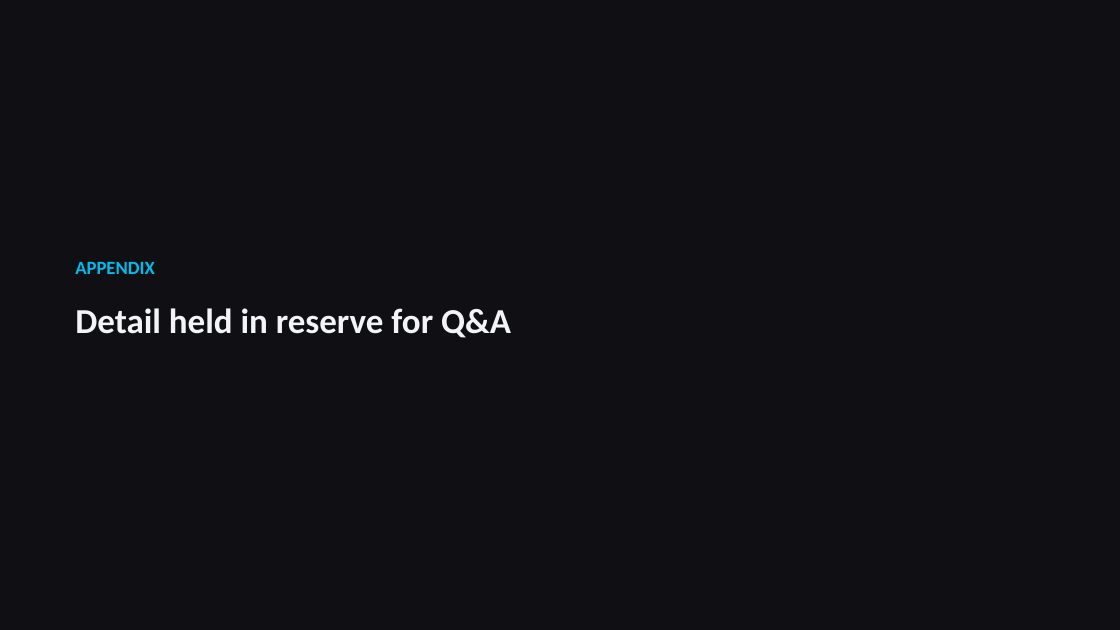
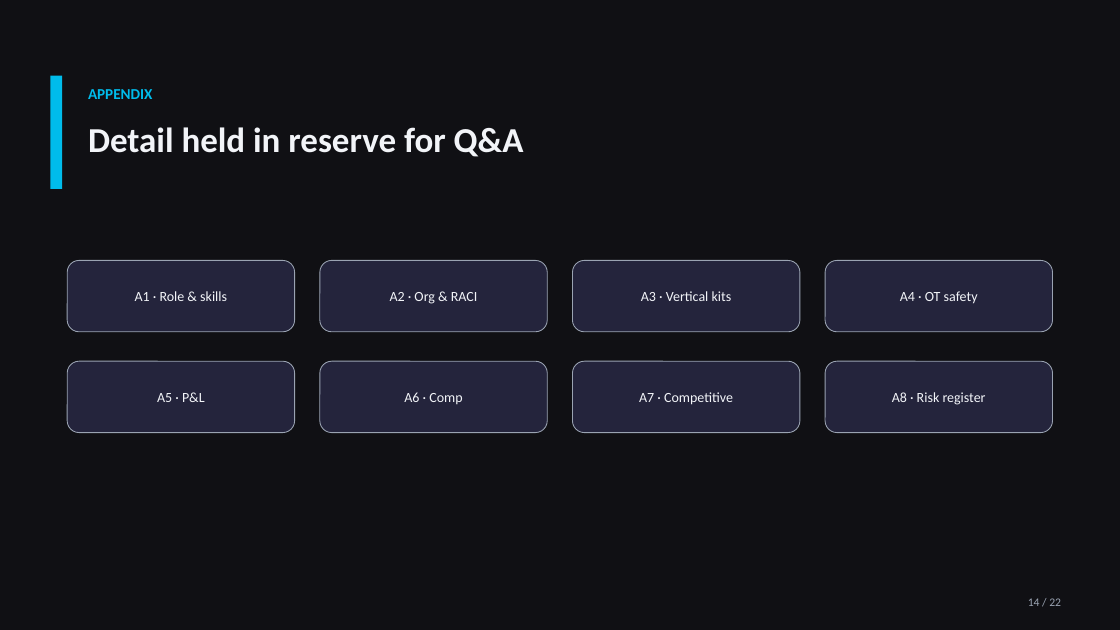
Before and after one commit to rcasey1978/FieldCTO_TacticalSelling, a slide deck: slide 14 of Field-CTO-XArch-Business-Case.pptx. Drawn at 1120x630 pixels with LibreOffice and Linux fonts; fonts in the diff are those of the drawing. Boxes give left, top, right and bottom in pixels: in the first picture for what was removed or moved away, otherwise in the second. Text is boxed around its words. In the diff, an @@ line names an element or a change of style, - is before the commit and + after.

```diff
--- a/Field-CTO-XArch-Business-Case.pptx
+++ b/Field-CTO-XArch-Business-Case.pptx
@@ rectangle added at box(50, 76, 62, 189), fill #00BCEB @@
@@ text "APPENDIX": place and size @@
-text "APPENDIX" at box(75, 262, 154, 274)
+text "APPENDIX" at box(88, 89, 153, 99)
@@ text "APPENDIX" at box(88, 89, 153, 99): size 16 to 13 pt @@
@@ text "Detail held in reserve for ...": place and size @@
-text "Detail held in reserve for ..." at box(75, 308, 511, 338)
+text "Detail held in reserve for ..." at box(88, 127, 524, 157)
@@ rounded rectangle added at box(67, 260, 295, 332), fill #24243C, outline #9AA3B2 0.75 pt, 12 pt, text #F2F4F8 @@
+A1 · Role & skills
@@ rounded rectangle added at box(320, 260, 548, 332), fill #24243C, outline #9AA3B2 0.75 pt, 12 pt, text #F2F4F8 @@
+A2 · Org & RACI
@@ rounded rectangle added at box(573, 260, 801, 332), fill #24243C, outline #9AA3B2 0.75 pt, 12 pt, text #F2F4F8 @@
+A3 · Vertical kits
@@ rounded rectangle added at box(825, 260, 1053, 332), fill #24243C, outline #9AA3B2 0.75 pt, 12 pt, text #F2F4F8 @@
+A4 · OT safety
@@ rounded rectangle added at box(67, 361, 295, 433), fill #24243C, outline #9AA3B2 0.75 pt, 12 pt, text #F2F4F8 @@
+A5 · P&L
@@ rounded rectangle added at box(320, 361, 548, 433), fill #24243C, outline #9AA3B2 0.75 pt, 12 pt, text #F2F4F8 @@
+A6 · Comp
@@ rounded rectangle added at box(573, 361, 801, 433), fill #24243C, outline #9AA3B2 0.75 pt, 12 pt, text #F2F4F8 @@
+A7 · Competitive
@@ rounded rectangle added at box(825, 361, 1053, 433), fill #24243C, outline #9AA3B2 0.75 pt, 12 pt, text #F2F4F8 @@
+A8 · Risk register
@@ text added at box(1028, 598, 1061, 606), 10 pt, text #9AA3B2 @@
+14 / 22
```
Also in this commit, not shown: 21 other slides changed, 2 other files.
